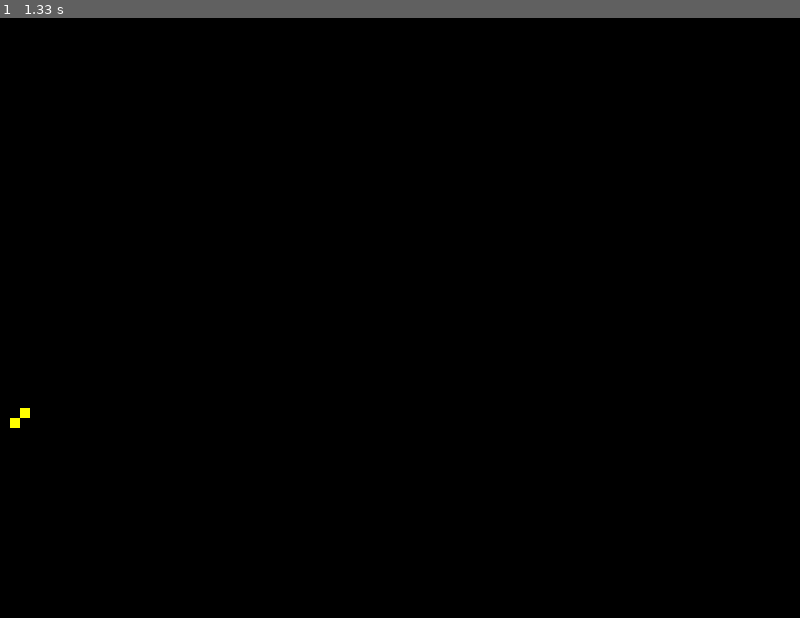
Above: before the commit, frame 1.
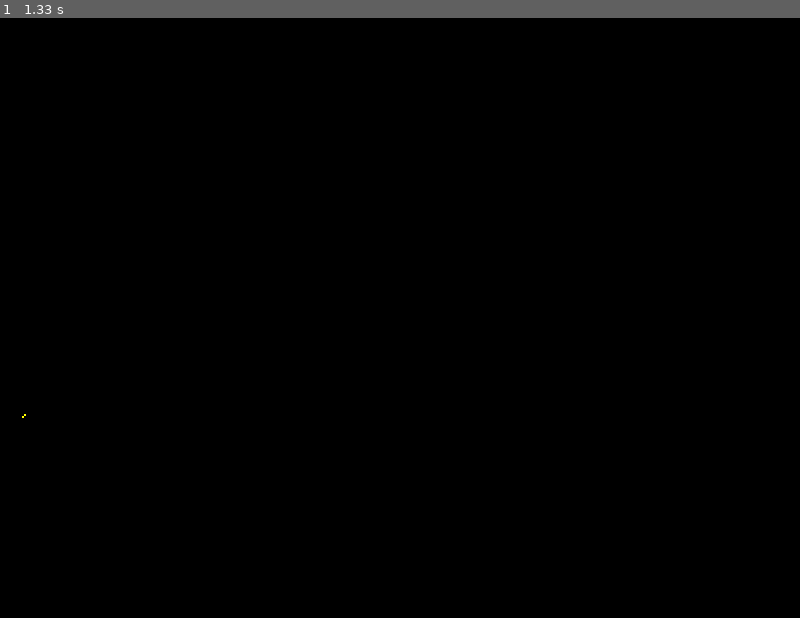
Above: after the commit, the same moment.

Repository: akanakia/collab-optimizer
Game: pygame game, started from droplet-ta-exp/droplet-ta-exp.py
The game is run twice, just before and just after one commit, with the same random seed, the same clock (stepped at 60 frames per second) and the same inputs.
Inputs:
- Up to frame 1 (1.33 s): no input

The runs differ from the first frame. In frame 1, less than 0.1% of the frame differs, in the area x 1-4%, y 65-69%.

Commit message:
Fixed the crashing bug. Everything seems to be working now.

Diff:
--- a/droplet-ta-exp/FireMaker.py
+++ b/droplet-ta-exp/FireMaker.py
@@ -103,9 +103,12 @@
         Propogates the fire from existing fire cells to neighboring cells using
         the desired probability distribution.
         """
-        new_cell_added = False
         front_cells = [cell for cell in self._active_cells if cell.status == FireMaker.Cell.FRONT]
         for front_cell in front_cells:
+            # Check if a front cell has turned into a core cell.
+            # This can happen as new cells are added to this loop.
+            if front_cell.status != FireMaker.Cell.FRONT:
+                continue
             # Roll a dice to see the fire propogates
             if random.random() <= (float(front_cell.i) / 255):
                 occupied_cells = [(cell.row, cell.col) for cell in self._active_cells]
@@ -115,18 +118,13 @@
                     neighbor_coords.remove(new_firecell_coords)
                     new_firecell_coords = neighbor_coords[random.randint(0, len(neighbor_coords) - 1)]
 
+                # Add the new cell and update its neighbors' neighbor count
                 self.add_cell(new_firecell_coords[0], new_firecell_coords[1])
-                new_cell_added = True
-
-        # If a new cell was added then check if any FRONT cells need to become
-        # CORE cells
-        if new_cell_added:
-            new_cell = self.get_last_added_cell()
-            new_cell_neighbors = [cell for cell in front_cells if (cell.row, cell.col) in new_cell.allowed_neighbors]
-            new_cell.add_num_neighbors(len(new_cell_neighbors))
-            for cell in new_cell_neighbors:
-                cell.add_num_neighbors(1)
-
+                new_cell = self.get_last_added_cell()
+                new_cell_neighbors = [cell for cell in self._active_cells if (cell.row, cell.col) in new_cell.allowed_neighbors]
+                new_cell.add_num_neighbors(len(new_cell_neighbors))
+                for cell in new_cell_neighbors:
+                    cell.add_num_neighbors(1)
 
 
     def increment_intensity(self, inc=1):
--- a/droplet-ta-exp/droplet-ta-exp.py
+++ b/droplet-ta-exp/droplet-ta-exp.py
@@ -6,8 +6,8 @@
 FPS = 60
 SCREEN_X = 800
 SCREEN_Y = 600
-CELL_W = 10
-CELL_H = 10
+CELL_W = 2
+CELL_H = 2
 
 def main():
 
@@ -20,7 +20,7 @@
     screen = pygame.display.set_mode((SCREEN_X, SCREEN_Y), HWSURFACE | DOUBLEBUF)
     pygame.display.set_caption('Fire Propogation')
     clock = pygame.time.Clock()
-    minute_counter = 0
+    minute_counter = 1
 
     while (1):
         # Get user input and data from roborealm
@@ -33,13 +33,12 @@
         # Clear the screen
         screen.fill((0, 0, 0))
 
+        # Minute interval
+        if minute_counter > (FPS * 60):
+            minute_counter = 1
+
         # 20 second interval
-        if (minute_counter == FPS * 20):
-            pass
-
-        # Minute interval
-        if (minute_counter >= FPS * 60):
-            minute_counter = 0
+        if (minute_counter % (FPS * 5)) == 0:
             fm.increment_intensity(5)
 
         # Propogate the fire
